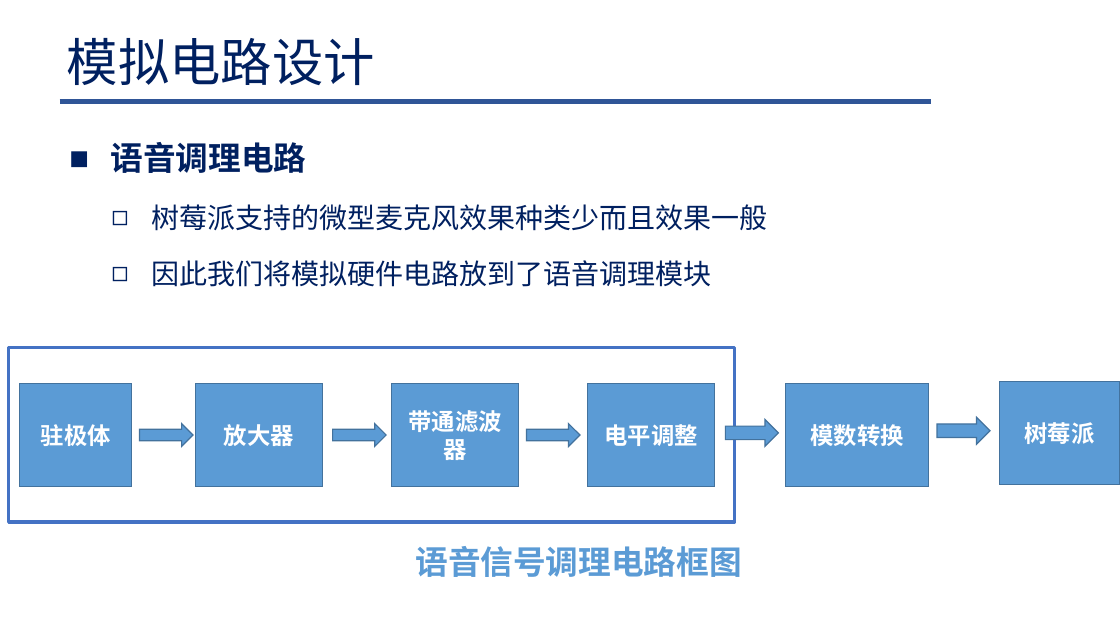
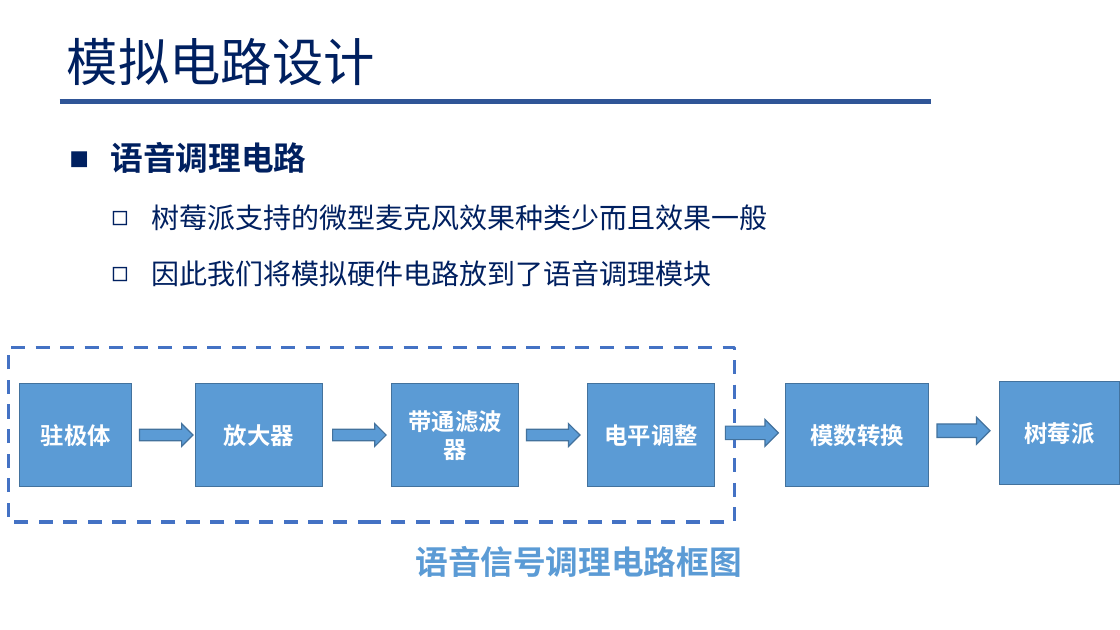
Before and after one commit to Lelucermaire111/Intelligent-blind-assistance-system, a slide deck: slide 7 of 系统设计/系统设计.pptx. Drawn at 1120x630 pixels with LibreOffice and Linux fonts; fonts in the diff are those of the drawing; background and template pictures are left out. Boxes give left, top, right and bottom in pixels: in the first picture for what was removed or moved away, otherwise in the second. Text is boxed around its words. In the diff, an @@ line names an element or a change of style, - is before the commit and + after.

```diff
--- a/系统设计/系统设计.pptx
+++ b/系统设计/系统设计.pptx
@@ rectangle at box(8, 348, 734, 523): outline #4472C4 3 pt to #4472C4 3 pt dashed @@
```
Also in this commit, not shown: 3 other slides changed, 2 slides added, 2 slides removed, 13 other files.
